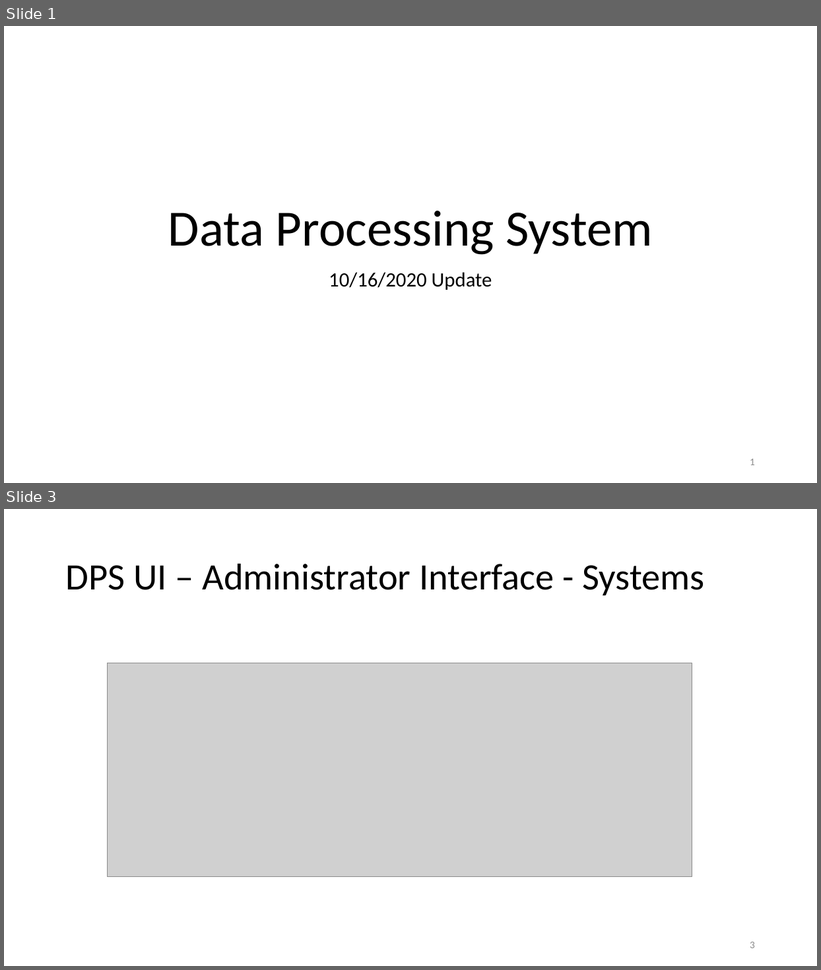
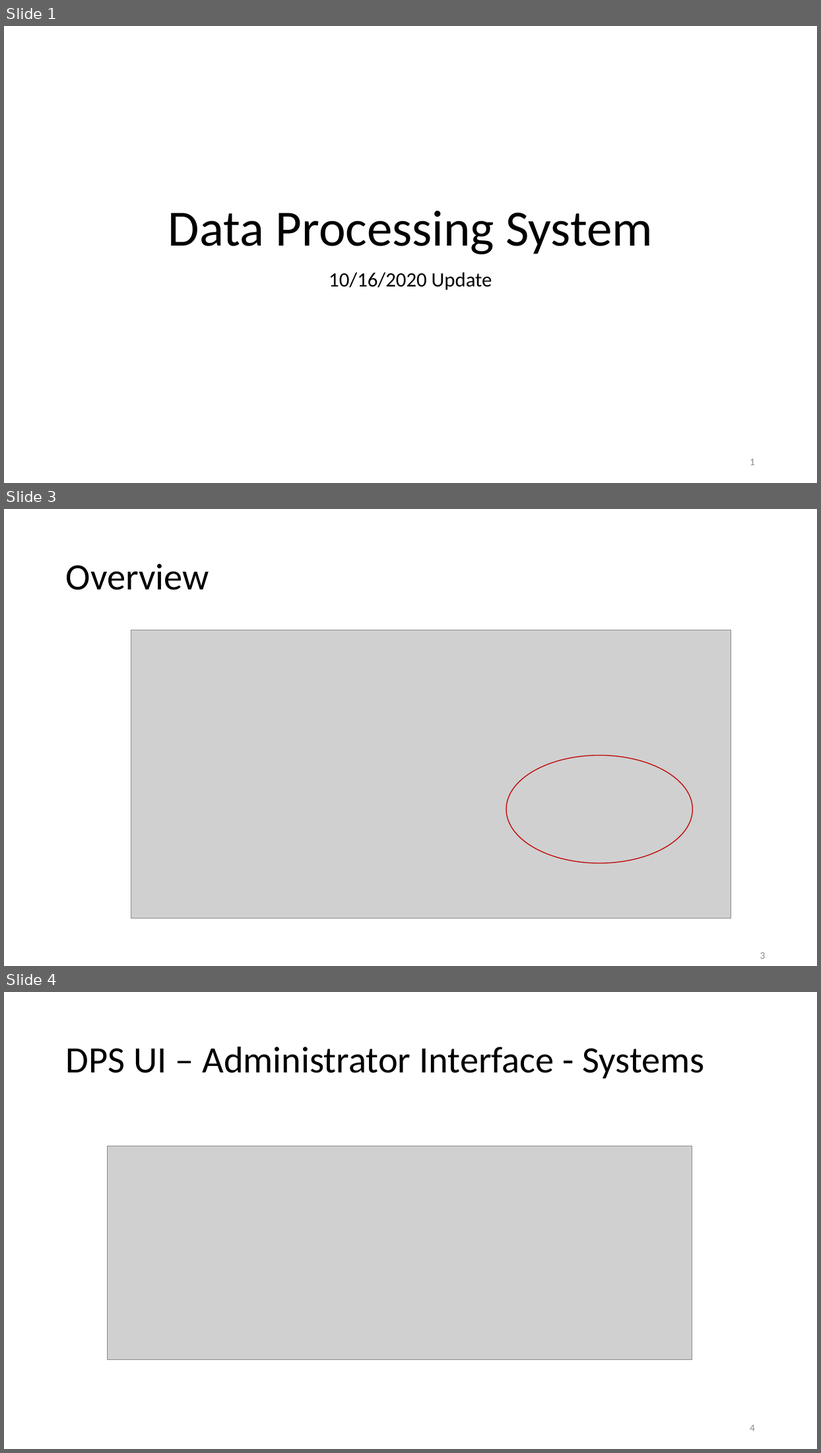
Before and after one commit to bergerab/dps, a slide deck: docs/presentations/Data Processing System (Oct 16 2020 Update).pptx. Shown one above the other, each under a label of ours: slides 1 and 3 before the commit, slides 1, 3 and 4 after it; the slides between them are not shown. The pictures are 821x970 and 821x1453 pixels, drawn with LibreOffice and Linux fonts; fonts in the diff are those of the drawing; grey boxes stand for pictures. Boxes give left, top, right and bottom in pixels: in the first picture for what was removed or moved away, otherwise in the second. Text is boxed around its words. In the diff, an @@ line names an element or a change of style, - is before the commit and + after.

```diff
--- a/docs/presentations/Data Processing System (Oct 16 2020 Update).pptx
+++ b/docs/presentations/Data Processing System (Oct 16 2020 Update).pptx
@@ slide 3 added at bbox=[4, 509, 817, 966], background #FFFFFF @@
@@ title added at bbox=[66, 564, 209, 590], 44 pt, text #000000 @@
+Overview
@@ picture added at bbox=[131, 630, 731, 919] @@
@@ ellipse added at bbox=[507, 755, 693, 863], outline #C00000 1 pt @@
@@ page number added at bbox=[760, 953, 766, 959], 12 pt, text #8C8C8C @@
+3
@@ what was slide 3 is now slide 4 @@
@@ page number at bbox=[750, 1425, 755, 1432]: text changed @@
-3
+4
```
Also in this commit, not shown: 1 slide changed, 7 other files.
